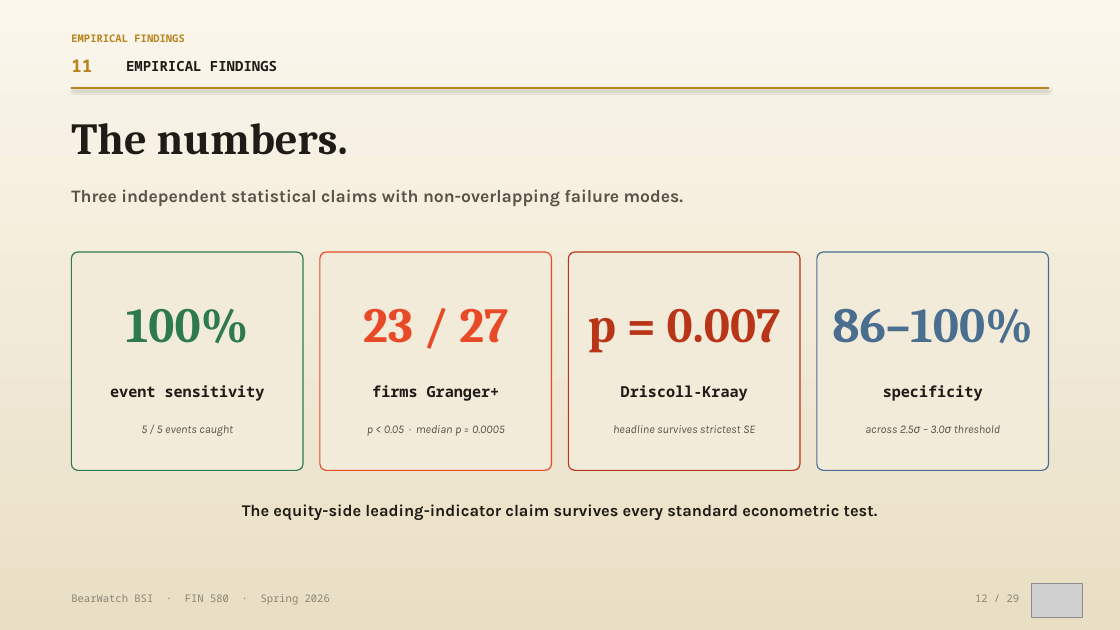
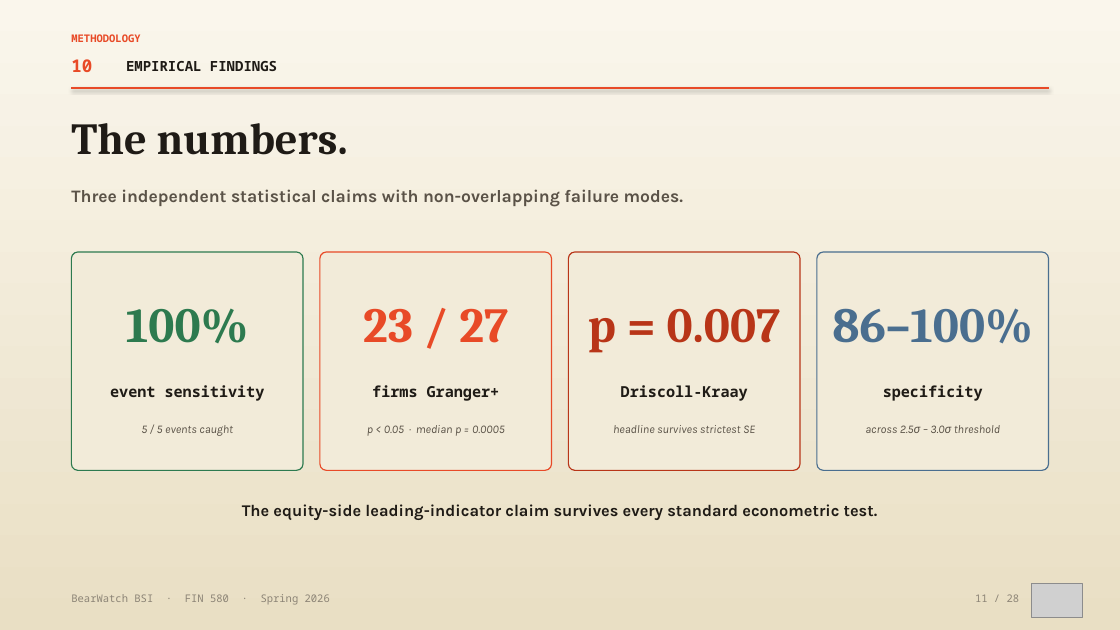
Before and after one commit to vermasidd1502/bnpl-trap, a slide deck: slide 11 of presentation/BearWatch_Research_Deck_FINAL.pptx (slide 12 before the commit). Drawn at 1120x630 pixels with LibreOffice and Linux fonts; fonts in the diff are those of the drawing; grey boxes stand for pictures. Boxes give left, top, right and bottom in pixels: in the first picture for what was removed or moved away, otherwise in the second. Text is boxed around its words. In the diff, an @@ line names an element or a change of style, - is before the commit and + after.

```diff
--- a/presentation/BearWatch_Research_Deck_FINAL.pptx
+++ b/presentation/BearWatch_Research_Deck_FINAL.pptx
@@ text at box(71, 34, 140, 42): text changed; text colour #B8841C to #E84A27 @@
-EMPIRICAL FINDINGS
+METHODOLOGY
@@ text at box(71, 59, 92, 72): text changed; text colour #B8841C to #E84A27 @@
-11
+10
@@ line (71, 88) - (1049, 88): stroke #B8841C 1.4 pt to #E84A27 1.4 pt @@
@@ text at box(975, 594, 1020, 602): text changed @@
-12 / 29
+11 / 28
```
Also in this commit, not shown: 25 other slides changed, 1 slide removed.
